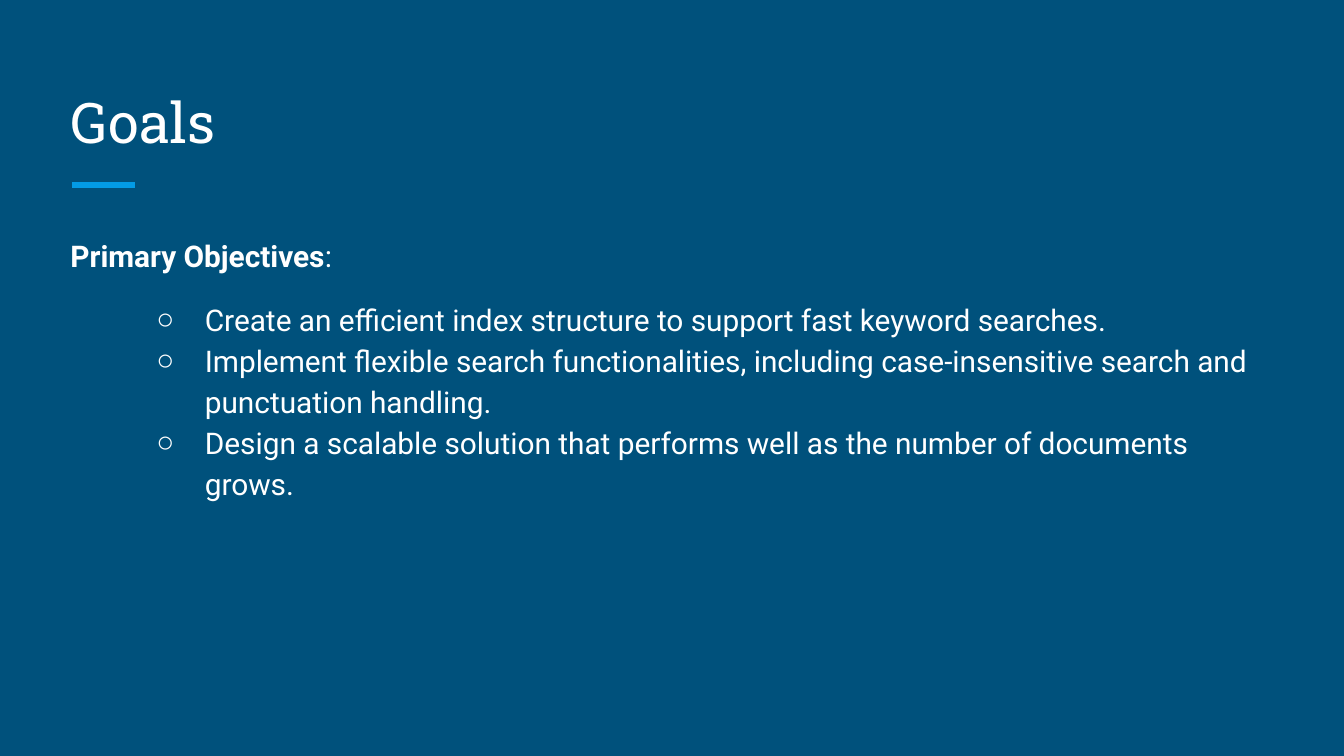
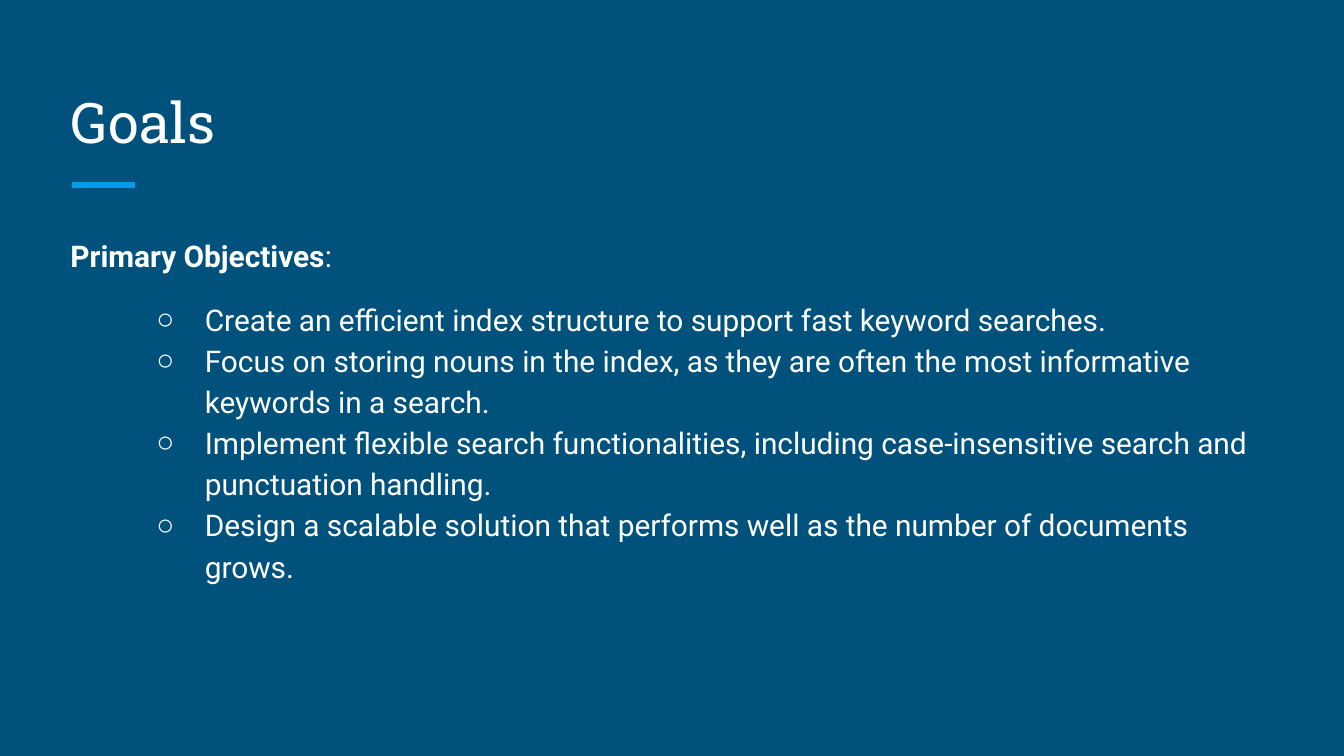
Before and after one commit to mjawadhaider/search-documents, a slide deck: slide 4 of Presentation.pptx. Drawn at 1344x756 pixels with LibreOffice and Linux fonts; fonts in the diff are those of the drawing. Boxes give left, top, right and bottom in pixels: in the first picture for what was removed or moved away, otherwise in the second. Text is boxed around its words. In the diff, an @@ line names an element or a change of style, - is before the commit and + after.

```diff
--- a/Presentation.pptx
+++ b/Presentation.pptx
@@ text at (205, 349, 1190, 420): paragraph added @@
+  ○ Focus on storing nouns in the index, as they are often the most informative keywords in a search.
```
Also in this commit, not shown: 4 other slides changed, 3 slides added, 1 slide removed, 5 other files.
